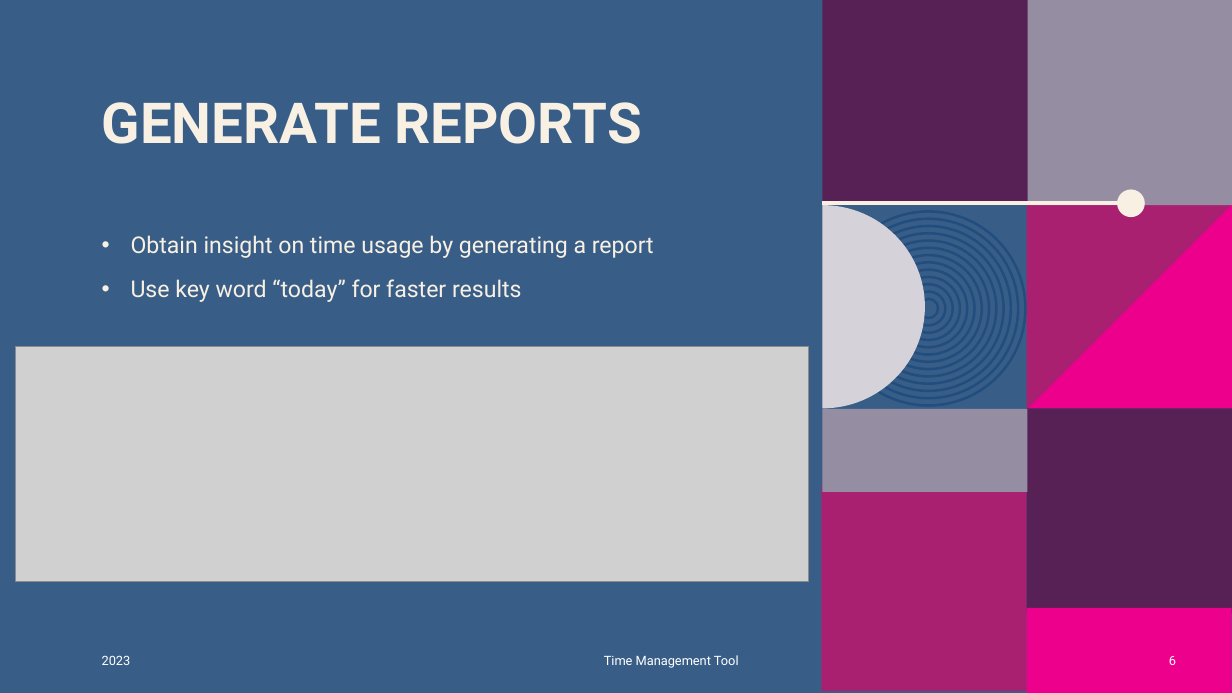
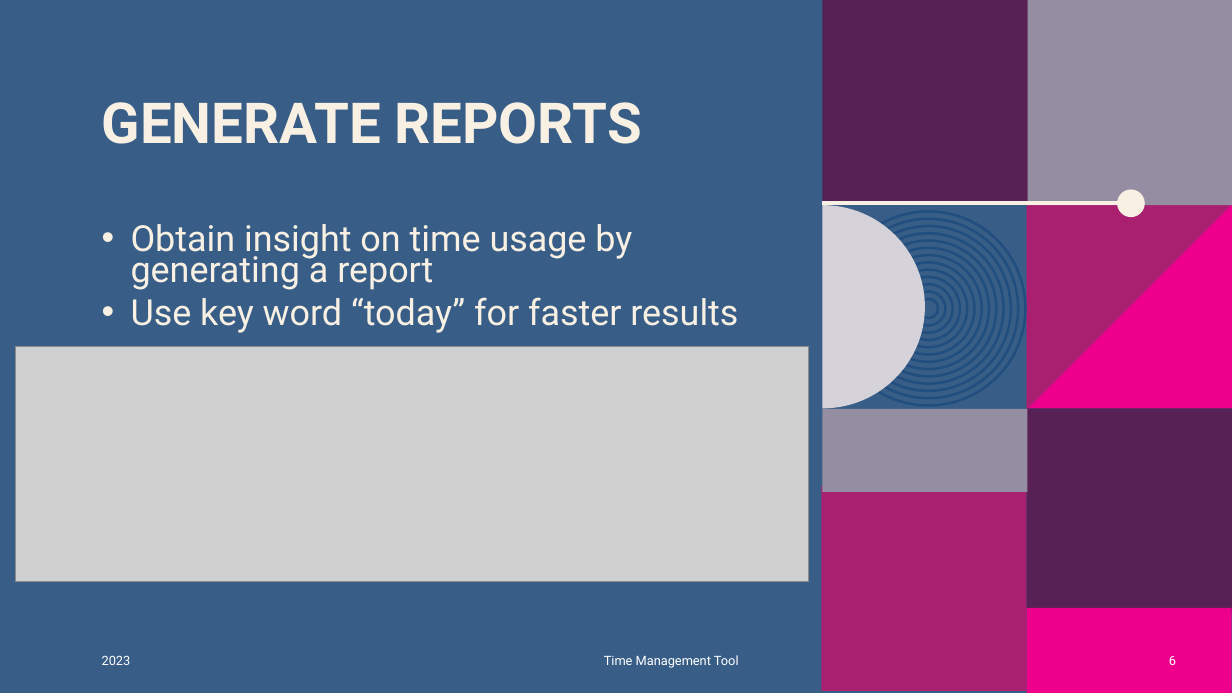
Before and after one commit to amayab9/ASE420-TimeManagement-IndividualProject, a slide deck: slide 6 of documents/presentation/Time_Management_Tool.pptx. Drawn at 1232x693 pixels with LibreOffice and Linux fonts; fonts in the diff are those of the drawing; grey boxes stand for pictures; background and template pictures are left out. Boxes give left, top, right and bottom in pixels: in the first picture for what was removed or moved away, otherwise in the second. Text is boxed around its words. In the diff, an @@ line names an element or a change of style, - is before the commit and + after.

```diff
--- a/documents/presentation/Time_Management_Tool.pptx
+++ b/documents/presentation/Time_Management_Tool.pptx
@@ text "Obtain insight on time usage ..." at (131,224,738,333): size 18 to 28 pt @@
```
Also in this commit, not shown: 6 other slides changed, 2 other files.
